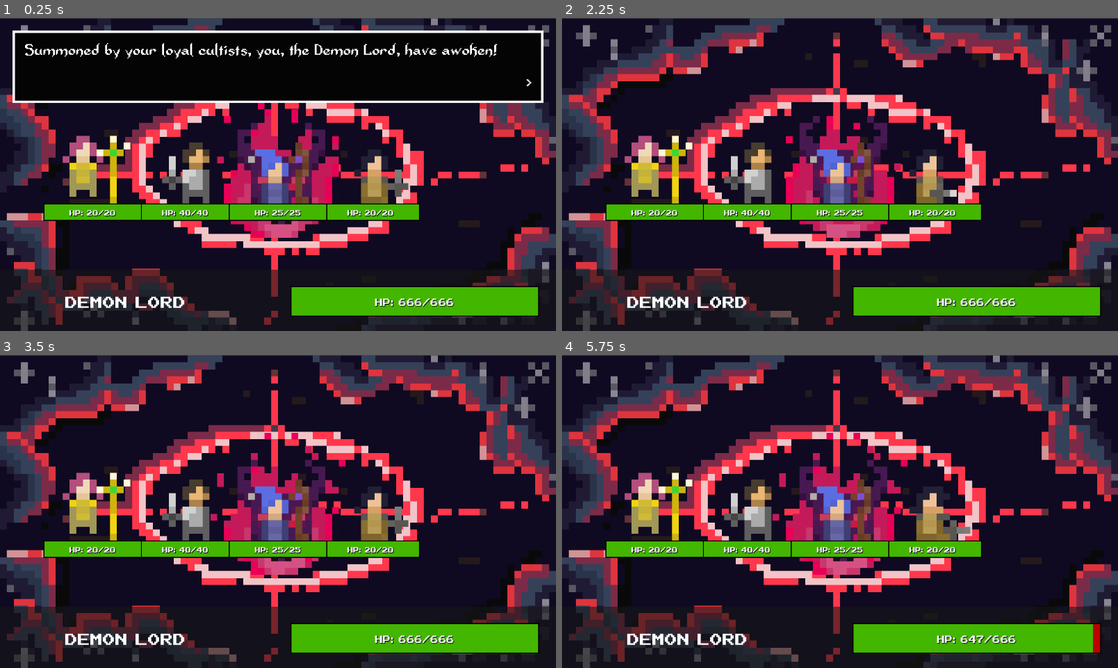
Above: before the commit, frames 1-4 (two rows, left to right).
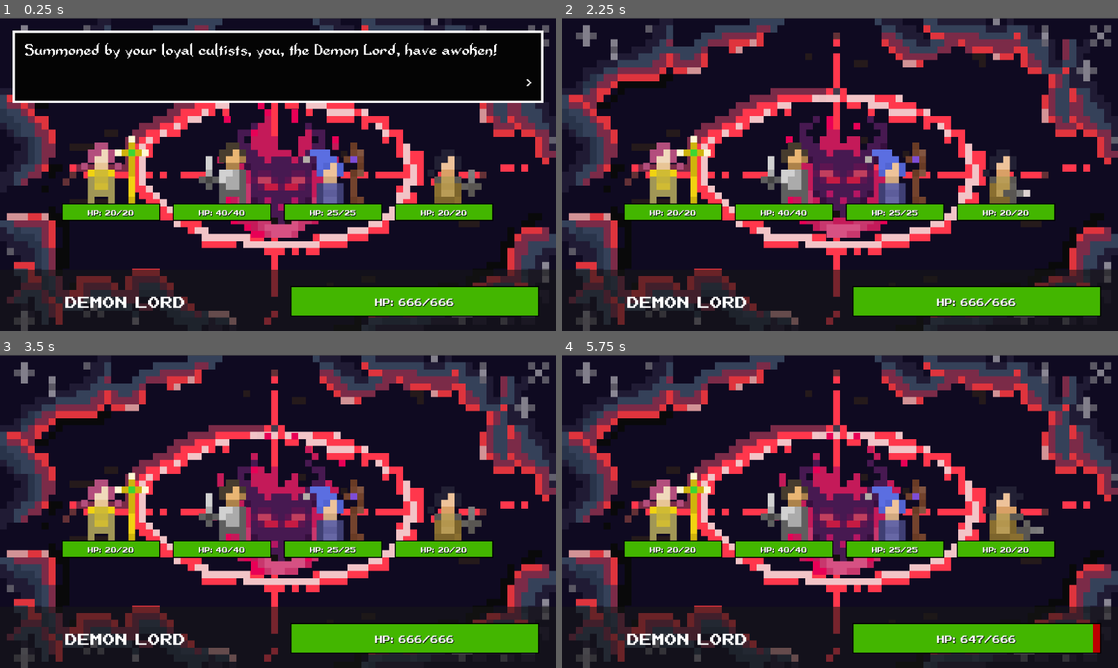
Above: after the commit, the same moments.

Repository: GeMini-220/Diabolic-Lord
Game: Godot game, scene res://src/battle.tscn
Same seed, same stepped clock (60 frames per second), same inputs: the game is played once before the commit and once after it.
Inputs (mouse positions are in pixels of both pictures, inside the frame that each line leads up to):
- Up to frame 1 (0.25 s): no input
- Up to frame 2 (2.25 s): tap Enter (ui_accept) at 0.5, 0.77, 1.52 s; move the mouse to (962, 158) at 0.52 s; click (962, 158) at 0.67 s; move the mouse to (728, 190) at 1.27 s; click (728, 190) at 1.42 s; move the mouse to (895, 105) at 2.02 s; click (895, 105) at 2.17 s
- Up to frame 3 (3.5 s): move the mouse to (250, 574) at 2.77 s; click (250, 574) at 2.92 s; tap Enter (ui_accept) at 3.02 s
- Up to frame 4 (5.75 s): move the mouse to (1006, 558) at 3.52 s; click (1006, 558) at 3.67 s; tap Enter (ui_accept) at 3.77, 4.52 s; move the mouse to (673, 464) at 4.27 s; click (673, 464) at 4.42 s; move the mouse to (867, 511) at 5.02 s; click (867, 511) at 5.17 s

The runs differ from the first frame. In frame 1, 9.5% of the frame differs, in the area x 7-89%, y 37-65%; in frame 2, 9.2%; in frame 3, 9.5%; in frame 4, 9.6%.

Commit message:
cleric.tres bug fix

Diff:
--- a/src/Cleric.tres
+++ b/src/Cleric.tres
@@ -3,6 +3,10 @@
 [ext_resource type="Texture2D" uid="uid://bwu5ye0vatx75" path="res://Image/Healer-A2-Sheet.png" id="1_7yfkm"]
 [ext_resource type="AudioStream" uid="uid://doe0tqmnjxids" path="res://audio/Cure1.wav" id="2_1fa0y"]
 [ext_resource type="Script" path="res://src/BaseEnemy.gd" id="2_57ylr"]
+
+[sub_resource type="AtlasTexture" id="AtlasTexture_lifet"]
+atlas = ExtResource("1_7yfkm")
+region = Rect2(0, 0, 16, 16)
 
 [sub_resource type="AtlasTexture" id="AtlasTexture_lxxrw"]
 atlas = ExtResource("1_7yfkm")
@@ -11,10 +15,6 @@
 [sub_resource type="AtlasTexture" id="AtlasTexture_mmqg1"]
 atlas = ExtResource("1_7yfkm")
 region = Rect2(32, 0, 16, 16)
-
-[sub_resource type="AtlasTexture" id="AtlasTexture_lifet"]
-atlas = ExtResource("1_7yfkm")
-region = Rect2(0, 0, 16, 16)
 
 [sub_resource type="AtlasTexture" id="AtlasTexture_qtgk1"]
 atlas = ExtResource("1_7yfkm")
@@ -96,13 +96,13 @@
 animations = [{
 "frames": [{
 "duration": 1.0,
+"texture": SubResource("AtlasTexture_lifet")
+}, {
+"duration": 1.0,
 "texture": SubResource("AtlasTexture_lxxrw")
 }, {
 "duration": 1.0,
 "texture": SubResource("AtlasTexture_mmqg1")
-}, {
-"duration": 1.0,
-"texture": SubResource("AtlasTexture_lifet")
 }, {
 "duration": 1.0,
 "texture": SubResource("AtlasTexture_qtgk1")
--- a/src/battle.gd
+++ b/src/battle.gd
@@ -4,7 +4,7 @@
 signal target_selected
 @export var characters = {}
 var all_enemies
-var num_of_enemies = 5
+var num_of_enemies = 4
 var enemies
 var all_characters
 var is_defending = false
@@ -30,7 +30,7 @@
 	for i in len(enemies):
 		enemies[i].get_ready()
 		enemies[i].position = Vector2(screen_resolution.x / (num_of_enemies + 1) * (i + 1), screen_resolution.y / 2)
-	print(enemies[0].scale)
+		# temporary alignment of enemies
 
 	$ActionsPanel.hide()
 	$SpellsPanel.hide()
